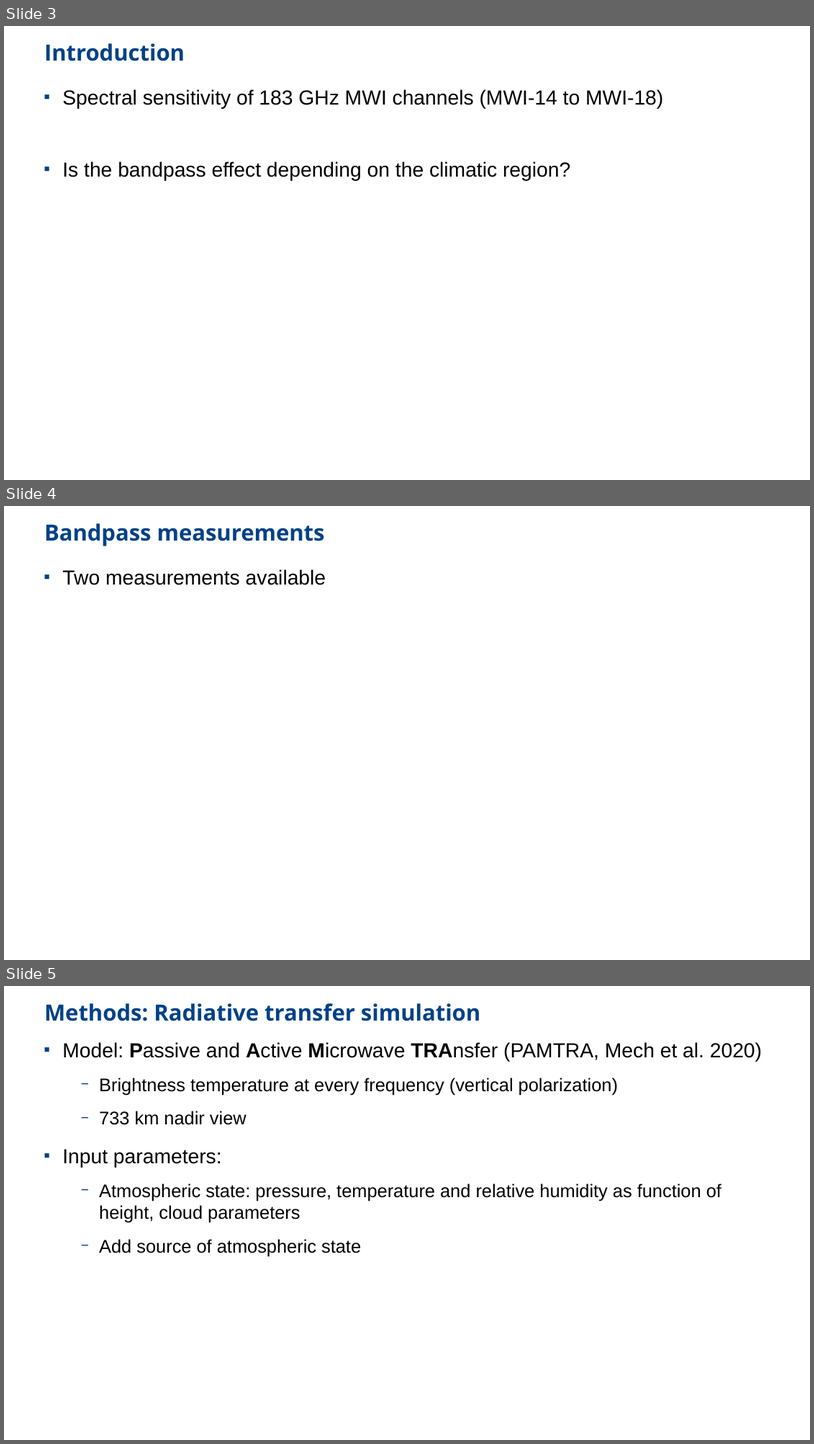
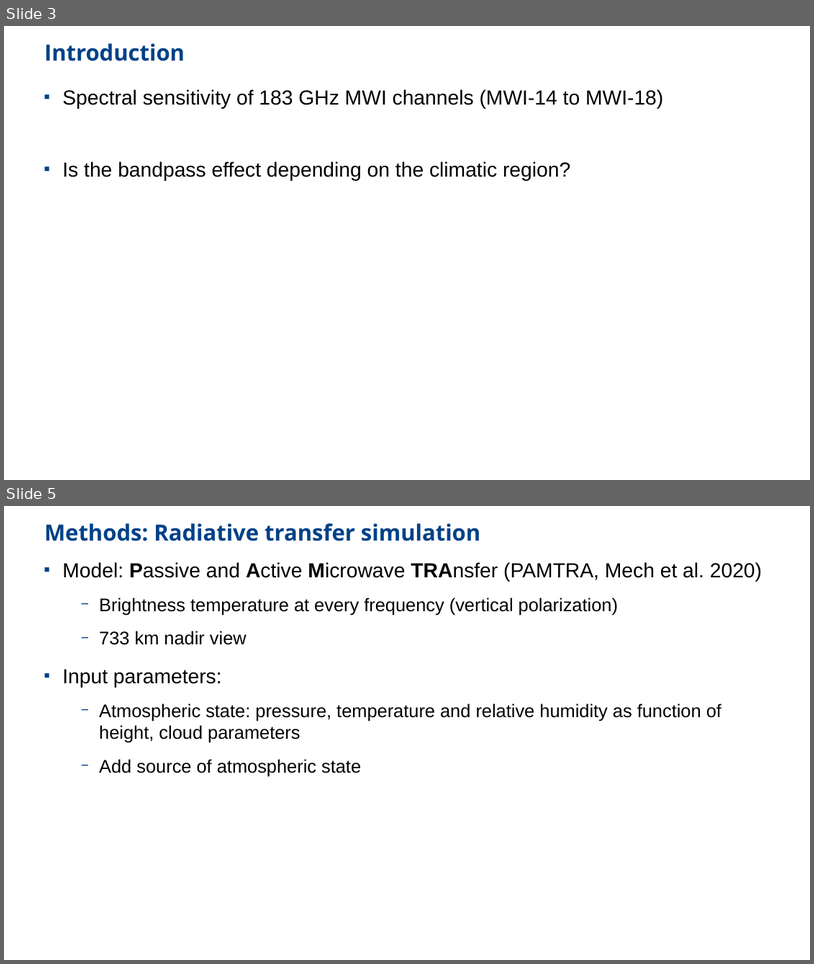
Before and after one commit to nrisse/mwi-srf183, a slide deck: bandpass_presentation.odp. Shown one above the other, each under a label of ours: slides 3, 4 and 5 before the commit, slides 3 and 5 after it; the slides between them are not shown. The pictures are 814x1444 and 814x964 pixels, drawn with LibreOffice and Linux fonts; fonts in the diff are those of the drawing. Boxes give left, top, right and bottom in pixels: in the first picture for what was removed or moved away, otherwise in the second. Text is boxed around its words. In the diff, an @@ line names an element or a change of style, - is before the commit and + after.

```diff
--- a/bandpass_presentation.odp
+++ b/bandpass_presentation.odp
@@ slide 4 removed at (4, 506, 810, 960), background #FFFFFF @@
@@ title removed at (44, 523, 325, 546) @@
-Bandpass measurements
@@ text removed at (62, 569, 326, 585) @@
-■ Two measurements available
```
Also in this commit, not shown: 1 slide added, 33 other files.
